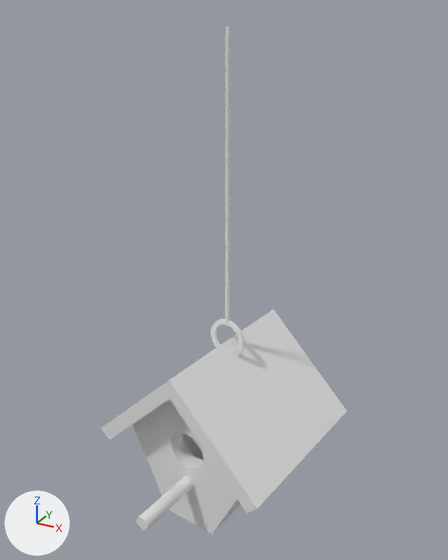
Two versions of the Blender file Assets/NewCockpit.blend, one commit apart.
Rendered twice from a camera (50 mm lens) standing at (0.143, 1.196, 0.489) and looking at (0.0, 1.456, 0.359). Arrows for +X, +Y and +Z are at lower left; the lights stay in place. The same objects are shown in both versions, whatever each file hides.

Names of what the first picture shows: 'BirdHouse.001'.
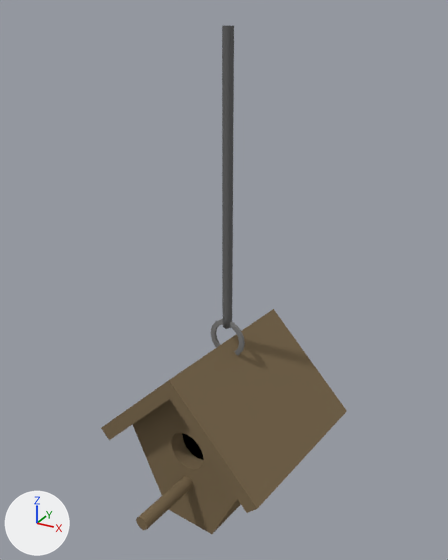
What differs and where, as boxes (x1, y1, x2, y2) in the pictures (448 x 560 px):
```json
{"object": "BirdHouse.001", "change": "turned, rescaled", "before": [101, 26, 347, 534], "after": [101, 309, 347, 534]}
{"object": "BirdHouse.002", "change": "added", "after": [222, 26, 234, 329]}
{"part": 1, "of": "me_birdhouse", "change": "deleted", "before": [225, 26, 231, 327]}
{"part": 2, "of": "me_birdhouse", "change": "recoloured", "before": [101, 309, 347, 534]}
{"part": 3, "of": "me_birdhouse", "change": "recoloured", "before": [182, 433, 204, 460]}
{"part": 4, "of": "me_birdhouse", "change": "recoloured", "before": [211, 319, 245, 356]}
```

The change, as JSON lines over the scene's bpy script:
```json
{"op": "add", "block": "mat_ma_cockpitwood", "code": ["mat_ma_cockpitwood = diffuse_material('MA_CockpitWood')", "mat_ma_cockpitwood.base_color = (0.208, 0.152, 0.0862)  # brown #7e6d53"]}
{"op": "add", "block": "mat_ma_pureblack", "code": ["mat_ma_pureblack = diffuse_material('MA_PureBlack')", "mat_ma_pureblack.base_color = (0.0, 0.0, 0.0)  # black #000000"]}
{"block": "me_birdhouse", "where": "# used by ob_birdhouse_001; location = (0.0, 1.4608, 0.2698); rotation_euler = (0.0, 0.0, -0.125), in degrees (0, 0, -7.2); scale = (0.0287, 0.0287, 0.0287)"}
{"op": "remove", "block": "me_birdhouse", "code": "me_birdhouse.from_pydata(...)  # 263 vertices, 224 faces; spans x -1.86..1.86, y -2.6..1.68, z -1.87..7.4"}
{"op": "add", "block": "me_birdhouse", "code": "me_birdhouse.from_pydata(...)  # 238 vertices, 204 faces; spans x -1.86..1.86, y -2.6..1.68, z -1.87..2.24"}
{"block": "me_birdhouse", "change": "me_birdhouse part 1: the loose piece of 25 vertices spanning x -0.04..0.04, y -0.04..0.04, z 2.1..7.4 is deleted"}
{"block": "me_birdhouse", "change": "me_birdhouse part 2: 59 faces spanning x -1.86..1.86, y -2.6..1.68, z -1.87..1.8 switch from no material to mat_ma_cockpitwood (brown #7e6d53)"}
{"block": "me_birdhouse", "change": "me_birdhouse part 3: 17 faces spanning x -0.67..0.67, y -0.96..-0.54, z -0.67..0.67 switch from no material to mat_ma_pureblack (black #000000)"}
{"block": "me_birdhouse", "change": "me_birdhouse part 4: 128 faces spanning x -0.39..0.39, y -0.03..0.03, z 1.46..2.24 switch from no material to mat_ma_cockpitmetal (grey #7c7c7c)"}
{"op": "add", "block": "me_birdhouse_002", "code": ["me_birdhouse_002 = bpy.data.meshes.new('BirdHouse.002')", "me_birdhouse_002.from_pydata(...)  # 238 vertices, 204 faces; spans x -0.0591..0.059, y -0.0744..0.0544, z -0.0537..0.0642", "me_birdhouse_002.polygons.foreach_set('use_smooth', [True] * 204)", "# faces by material slot: [59, 17, 128]", "me_birdhouse_002.materials.append(mat_ma_cockpitwood)  # brown #7e6d53", "me_birdhouse_002.materials.append(mat_ma_pureblack)  # black #000000", "me_birdhouse_002.materials.append(mat_ma_cockpitmetal)  # grey #7c7c7c"]}
{"op": "add", "block": "me_birdhouse_001", "code": ["me_birdhouse_001 = bpy.data.meshes.new('BirdHouse.001')", "me_birdhouse_001.from_pydata(...)  # 193 vertices, 188 faces; spans x -0.003..0.003, y -0.003..0.003, z 0.059..0.212", "me_birdhouse_001.polygons.foreach_set('use_smooth', [True] * 188)", "me_birdhouse_001.materials.append(mat_ma_cockpitdarkplastic)  # dark grey #696969"]}
{"op": "set", "path": "ob_birdhouse_001", "old": "bpy.data.objects.new('BirdHouse.001', me_birdhouse)", "new": "bpy.data.objects.new('BirdHouse.001', me_birdhouse_002)"}
{"op": "set", "path": "ob_birdhouse_001.rotation_euler", "old": "(0.0, 0.0, -0.125)", "new": "(0.0, 0.0, 0.0)", "note": "degrees (0, 0, -7.2) -> degrees (0, 0, 0)"}
{"op": "set", "path": "ob_birdhouse_001.scale", "old": "(0.0287, 0.0287, 0.0287)", "new": "(1.0, 1.0, 1.0)"}
{"op": "add", "block": "ob_birdhouse_002", "code": ["ob_birdhouse_002 = bpy.data.objects.new('BirdHouse.002', me_birdhouse_001)", "ob_birdhouse_002.location = (0.0, 1.4608, 0.2698)"]}
```
